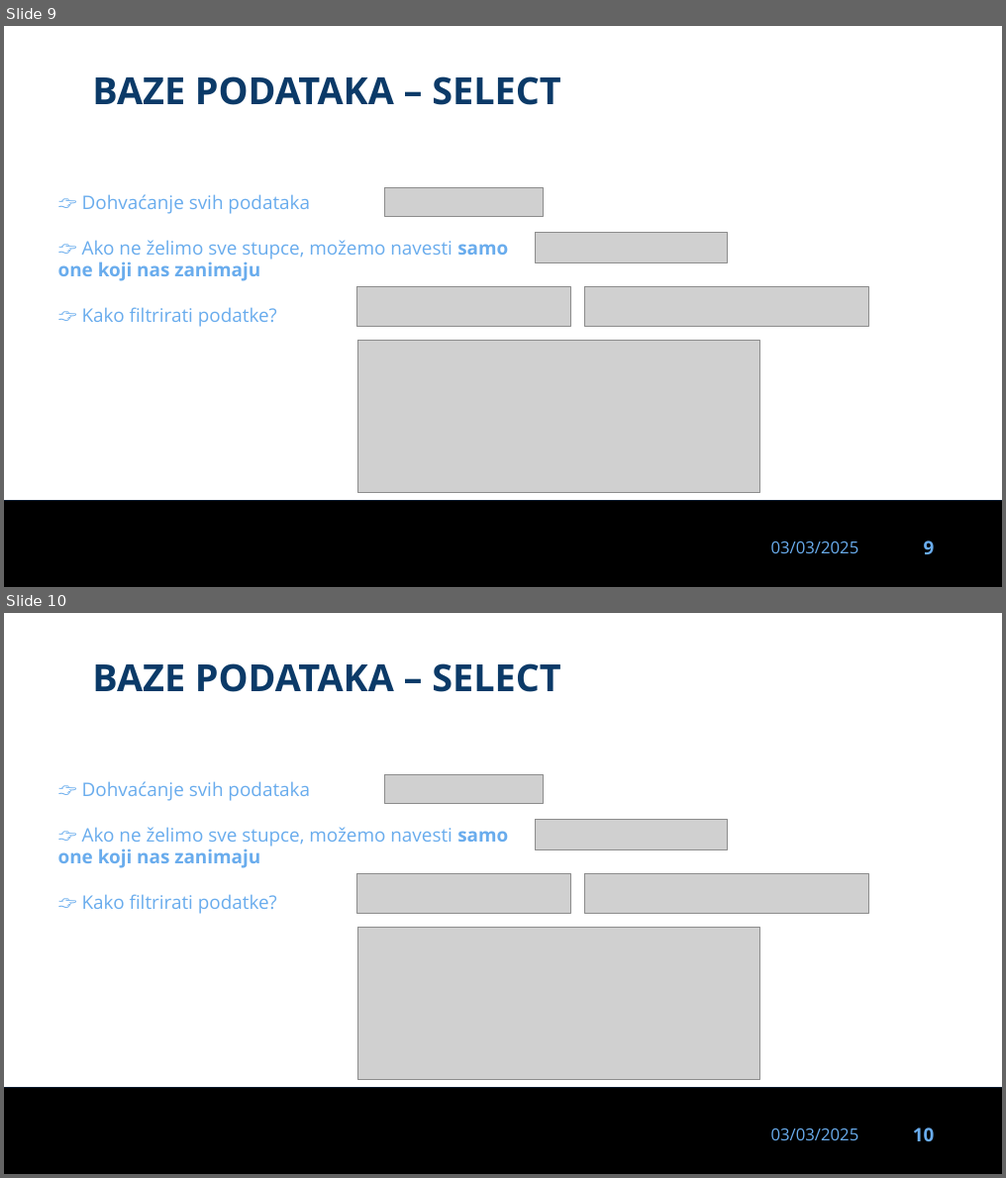
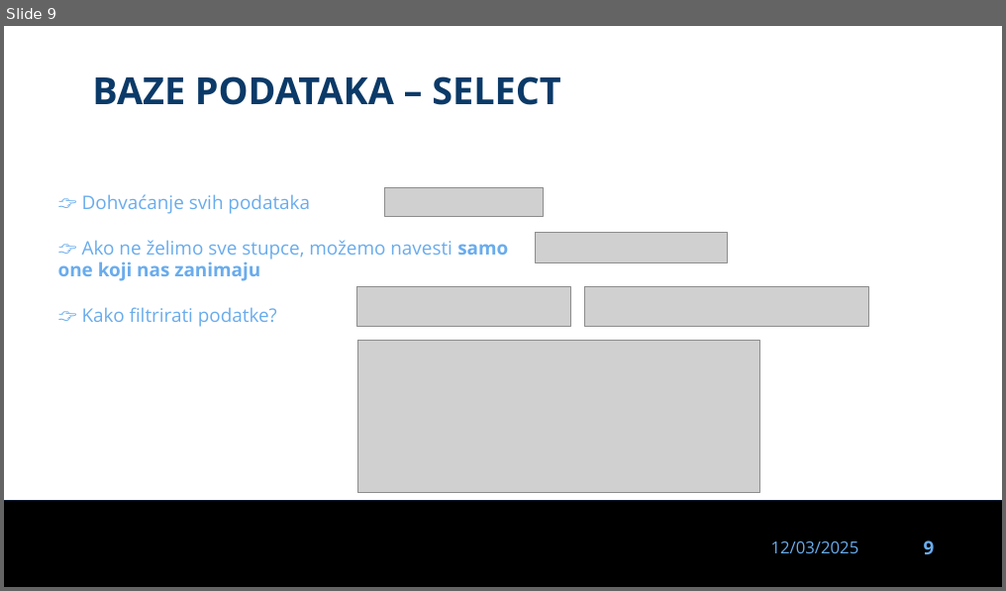
Before and after one commit to dinoDuvnjak/CTK, a slide deck: Bootcamp/DB-uvod/DB-uvod.pptx. Shown one above the other, each under a label of ours: slides 9 and 10 before the commit, slide 9 after it. The pictures are 1006x1178 and 1006x591 pixels, drawn with LibreOffice and Linux fonts; fonts in the diff are those of the drawing; grey boxes stand for pictures; background and template pictures are left out. Boxes give left, top, right and bottom in pixels: in the first picture for what was removed or moved away, otherwise in the second. Text is boxed around its words. In the diff, an @@ line names an element or a change of style, - is before the commit and + after.

```diff
--- a/Bootcamp/DB-uvod/DB-uvod.pptx
+++ b/Bootcamp/DB-uvod/DB-uvod.pptx
@@ slide 10 removed at (x1=4, y1=613, x2=1002, y2=1174), background #FFFFFF; not listed: 3 template elements that a slide beside it also shows @@
@@ text removed at (x1=92, y1=663, x2=560, y2=692) @@
-BAZE PODATAKA – SELECT
@@ text removed at (x1=58, y1=781, x2=508, y2=914) @@
-👉 Dohvaćanje svih podataka
-👉 Ako ne želimo sve stupce, možemo navesti samo one koji nas zanimaju
-👉 Kako filtrirati podatke?
@@ picture removed at (x1=384, y1=774, x2=543, y2=804) @@
@@ picture removed at (x1=536, y1=820, x2=728, y2=851) @@
@@ picture removed at (x1=357, y1=874, x2=570, y2=913) @@
@@ picture removed at (x1=585, y1=874, x2=869, y2=913) @@
@@ picture removed at (x1=358, y1=928, x2=760, y2=1080) @@
@@ slide 9 changed as well @@
@@ text at (x1=771, y1=542, x2=859, y2=554): text changed @@
-03/03/2025
+12/03/2025
```
Also in this commit, not shown: 30 other slides changed, 1 other file.
